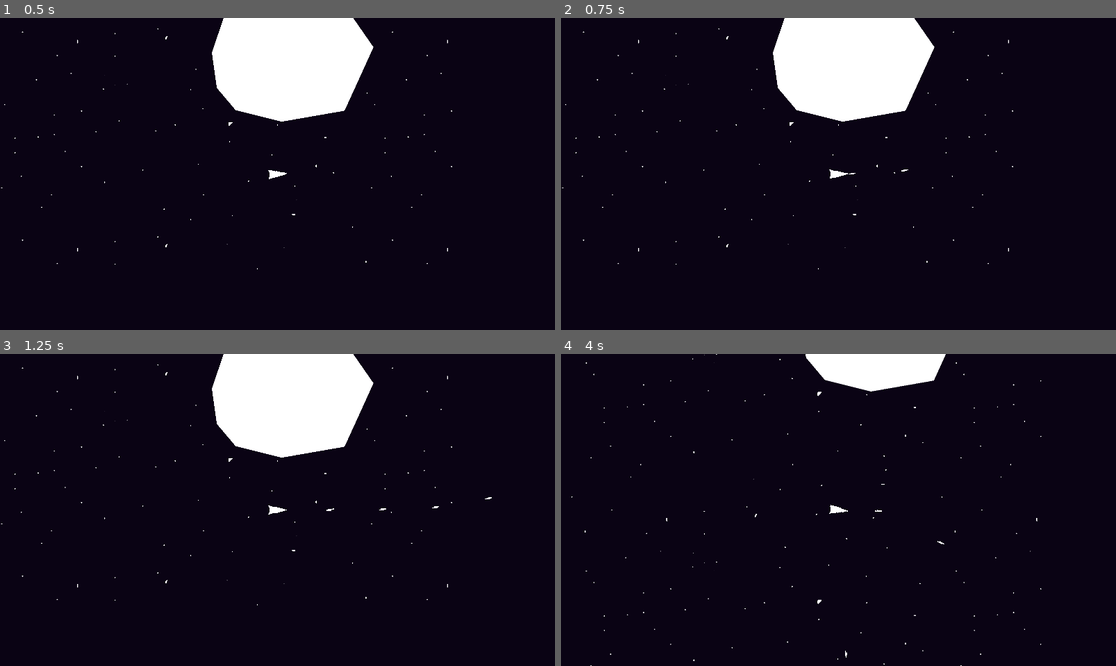
Above: before the commit, frames 1-4 (two rows, left to right).
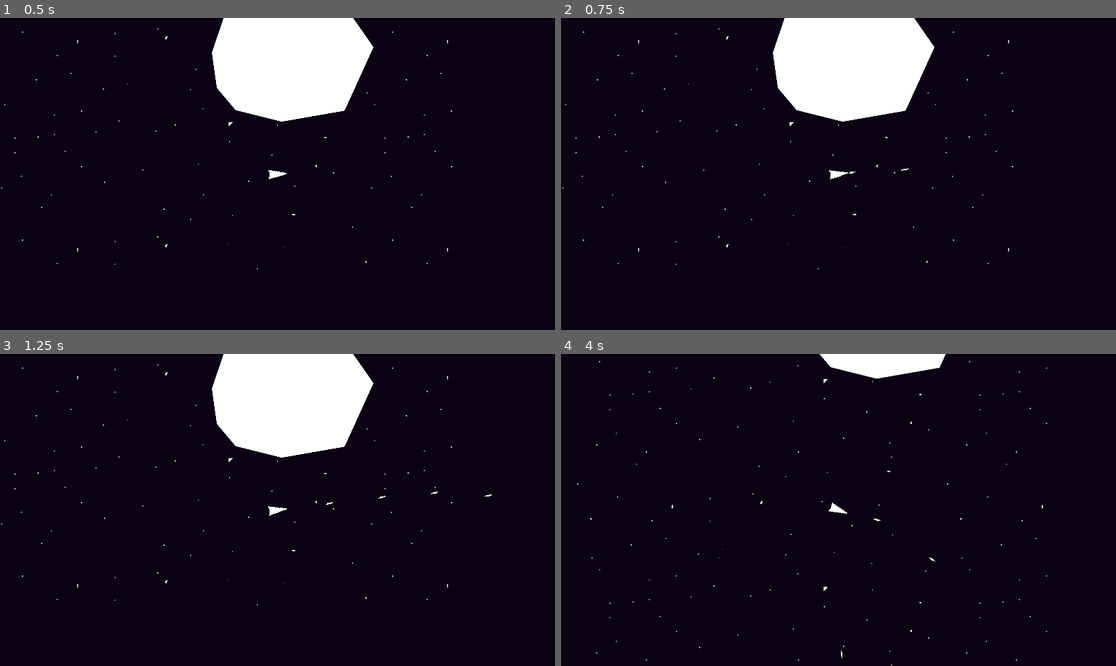
Above: after the commit, the same moments.

Repository: BloopHD/IntoTheVoid
Game: Godot game, scene res://scenes/world/world.tscn
The game is run twice, just before and just after one commit, with the same random seed, the same clock (stepped at 60 frames per second) and the same inputs.
Inputs (mouse positions are in pixels of both pictures, inside the frame that each line leads up to):
- Up to frame 1 (0.5 s): no input
- Up to frame 2 (0.75 s): move the mouse to (960, 158) at 0.52 s; hold D (right) from 0.53 s (still down); hold Space (fire_laser) from 0.53 s (still down)
- Up to frame 3 (1.25 s): keep holding D (right); keep holding Space (fire_laser)
- Up to frame 4 (4 s): move the mouse to (727, 525) at 1.27 s; release D (right) at 1.28 s; release Space (fire_laser) at 1.28 s; hold S (down) 1.28-2.03 s; click (727, 525) at 1.35 s; move the mouse to (894, 441) at 2.02 s; hold D (right) 2.03-2.78 s; hold Right mouse button (secondary action) 2.03-2.78 s; tap Enter at 2.75 s; move the mouse to (810, 572) at 2.77 s; hold W (up) 2.78-3.53 s; tap Space (fire_laser) at 2.85 s; move the mouse to (1005, 556) at 3.52 s; press the mouse at (1005, 556) at 3.53 s; hold A (left) from 3.53 s (still down)

Frame 1 is identical in both runs. In frame 2, less than 0.1% of the frame differs, in the area x 48-63%, y 48-52%; in frame 3, less than 0.1%; in frame 4, 1.4%, in the area x 1-88%, y 0-100%.

Commit message:
Asteroid Destruction Update
Previously, I was trying to add each broken off piece of the asteroids to a node holder, Asteroids, in the world. This caused lots of issues b/c I needed to emit a signal from new instances of asteroids that I was struggling to connect to the world.

Currently, I have dropped that idea and we are now just adding the new asteroids to the current ones. But as I type this I see how this doesn't work. If the asteroid were to break into chunks and the original chunk was to be freed, this would free all chunks attached to it.... ughhh

Diff:
--- a/scenes/Asteroids/asteroid_2.tscn
+++ b/scenes/Asteroids/asteroid_2.tscn
@@ -1,9 +1,9 @@
 [gd_scene load_steps=2 format=3 uid="uid://cv7d2er4umyyt"]
 
-[ext_resource type="Script" path="res://scenes/Asteroids/asteroid_2.gd" id="1_s7t55"]
+[ext_resource type="Script" path="res://scenes/Asteroids/asteroid_blank.gd" id="1_4j0d3"]
 
 [node name="Asteroid" type="Area2D" groups=["asteroids"]]
-script = ExtResource("1_s7t55")
+script = ExtResource("1_4j0d3")
 
 [node name="Polygon2D" type="Polygon2D" parent="."]
 polygon = PackedVector2Array(-213, -205, 36, -238, 220, -181, 295, -73, 195, 147, -23, 185, -182, 145, -247, 68, -264, -54)
--- a/scenes/Asteroids/asteroid_blank.gd
+++ b/scenes/Asteroids/asteroid_blank.gd
@@ -2,7 +2,7 @@
 
 signal asteroid_added(new_asteroid)
 
-var blank_asteroid_scene: PackedScene = preload("res://scenes/Asteroids/asteroid_blank.tscn")
+var blank_asteroid_scene: PackedScene = load("res://scenes/Asteroids/asteroid_blank.tscn")
 
 func _ready():
 	calculate_polygon_properties()
@@ -47,11 +47,12 @@
 
 		if i > 0:
 
-			print("asteroid added - asteroid")
 			var asteroid_new: Area2D = blank_asteroid_scene.instantiate()
+			print(asteroid_new)
 			asteroid_new.find_child("Polygon2D").polygon = new_asteroids[i]
 			asteroid_new.find_child("CollisionPolygon2D").polygon = new_asteroids[i]
-			emit_signal("asteroid_added", asteroid_new)
+			# emit_signal("asteroid_added", asteroid_new)
+			call_deferred("add_child", asteroid_new)
 		else:
 
 			$Polygon2D.polygon = new_asteroids[i]
--- a/scenes/player/player.gd
+++ b/scenes/player/player.gd
@@ -57,22 +57,27 @@
 	move_and_slide()
 
 func player_rotation() -> Vector2:
-	var left: float = Input.get_action_strength("left")
-	var right: float = Input.get_action_strength("right")
+
 	var look_dir: Vector2
+
+	# TODO: Allow turning with A & D. And Controller.
+	# var left: float = Input.get_action_strength("left")
+	# var right: float = Input.get_action_strength("right")
 
 	# Keyboard turning controls take priority, so always turn
 	# on keyboard input.
-	if (left != 0 || right != 0):
+	# if (left != 0 || right != 0):
 		# TODO: set look_dir to the correct direction.
-		pass
+		# pass
 
 	# Then, if the mouse has not moved stay the direction
 	# player is currently facing. Or if the mouse has moved,
 	# go ahead and move toward mouse.
-	elif !Input.get_last_mouse_velocity():
-		look_dir = (get_global_mouse_position() - position).normalized()
+	# elif !Input.get_last_mouse_velocity():
+	# 	look_dir = (get_global_mouse_position() - position).normalized()
+	# 	print(look_dir)
 
+	look_dir = (get_global_mouse_position() - position).normalized()
 	var angle = look_dir.angle() + NINETY_DEGREES_RAD
 	rotation_degrees = rad_to_deg(lerp_angle(global_rotation, angle, .1))
 
--- a/scenes/world/world.gd
+++ b/scenes/world/world.gd
@@ -3,7 +3,6 @@
 func _on_player_laser_shot(laser:Variant):
 	$Projectiles.add_child(laser)
 
-
-func _on_asteroid_asteroid_added(new_asteroid:Variant):
-	# print("asteroid added - world")
+func _on_asteroid_blank_asteroid_added(new_asteroid:Variant):
+	print("asteroid added - world")
 	$Asteroids.call_deferred("add_child", new_asteroid)
--- a/scenes/world/world.tscn
+++ b/scenes/world/world.tscn
@@ -12,10 +12,6 @@
 
 [node name="Player" parent="." instance=ExtResource("1_e5wuh")]
 position = Vector2(640, 380)
-max_speed = 500
-accel = 500
-friction = 100
-rotation_speed = 250
 
 [node name="Camera2D" type="Camera2D" parent="Player"]
 
@@ -27,4 +23,4 @@
 position = Vector2(677, 14)
 
 [connection signal="laser_shot" from="Player" to="." method="_on_player_laser_shot"]
-[connection signal="asteroid_added" from="Asteroids/Asteroid" to="." method="_on_asteroid_asteroid_added"]
+[connection signal="asteroid_added" from="Asteroids/Asteroid" to="." method="_on_asteroid_blank_asteroid_added"]
